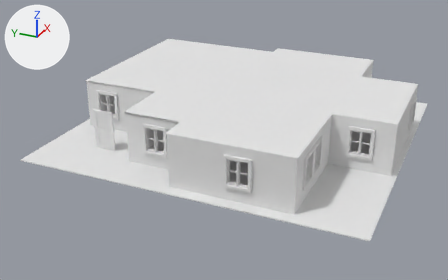
The OBJ model Assets/models/House.obj as it was, and as the next commit left it.
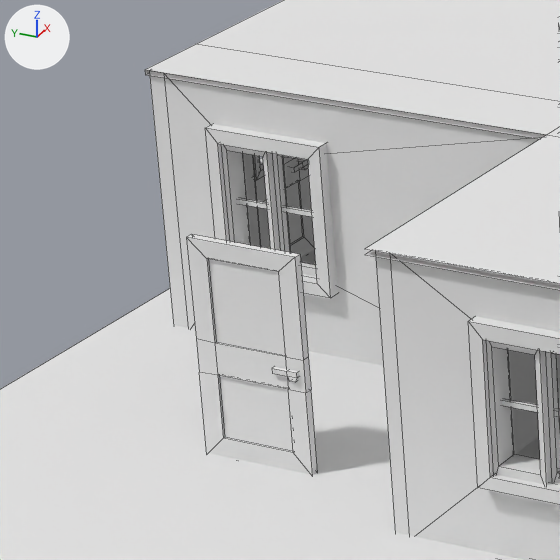
There are two pictures of each version: one whole from a 50 mm lens placed at (-113.8, -49.3, 54.0), pointed at (-3.3, 0.4, -1.2), one close up on the part from 13% to 35% of the width and 24% to 59% of the height. The lights are fixed; the arrows at upper left show +X, +Y and +Z. The close-ups show mesh edges as thin lines. Where no turn or scale is listed for an object, it has been applied to the vertices.

The first close-up shows 'House'.
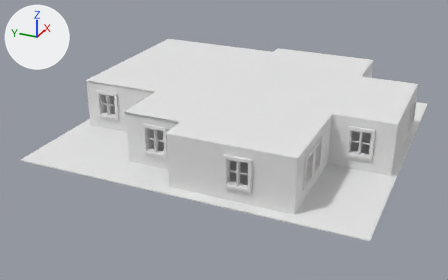
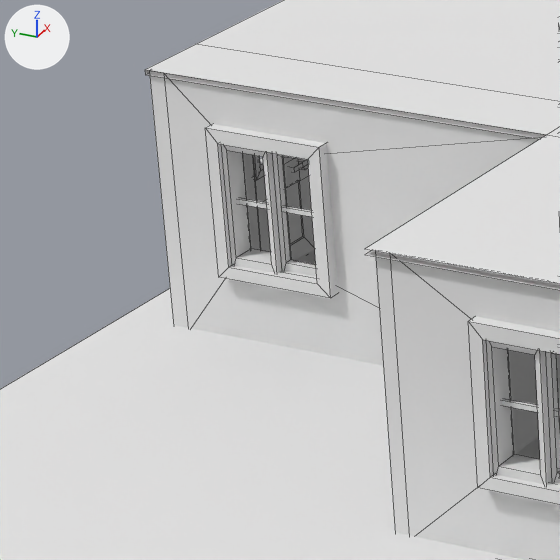
Edits to the bpy script that builds the scene:
```text
Change me_house:
    where me_house.from_pydata(...)  # 1330 vertices, 1307 faces; spans x -30.8..33.2, y -36.6..31.7, z -0.1..10.5
    used by ob_house; location = (0.0, 0.0, 0.0)
    me_house part 1: the loose piece of 48 vertices spanning x -19.9..-19.6, y 17.0..21.5, z 0.1..8.4 is deleted
    me_house part 2: the loose piece of 16 vertices spanning x -20.1..-19.5, y 17.3..18.3, z 3.7..4.0 is deleted
```

Boxes (x1, y1, x2, y2) around the edits, measured in the close-ups (560 x 560 px):
part 1 of me_house, deleted: before (186, 235, 317, 475)
part 2 of me_house, deleted: before (272, 367, 299, 382)
